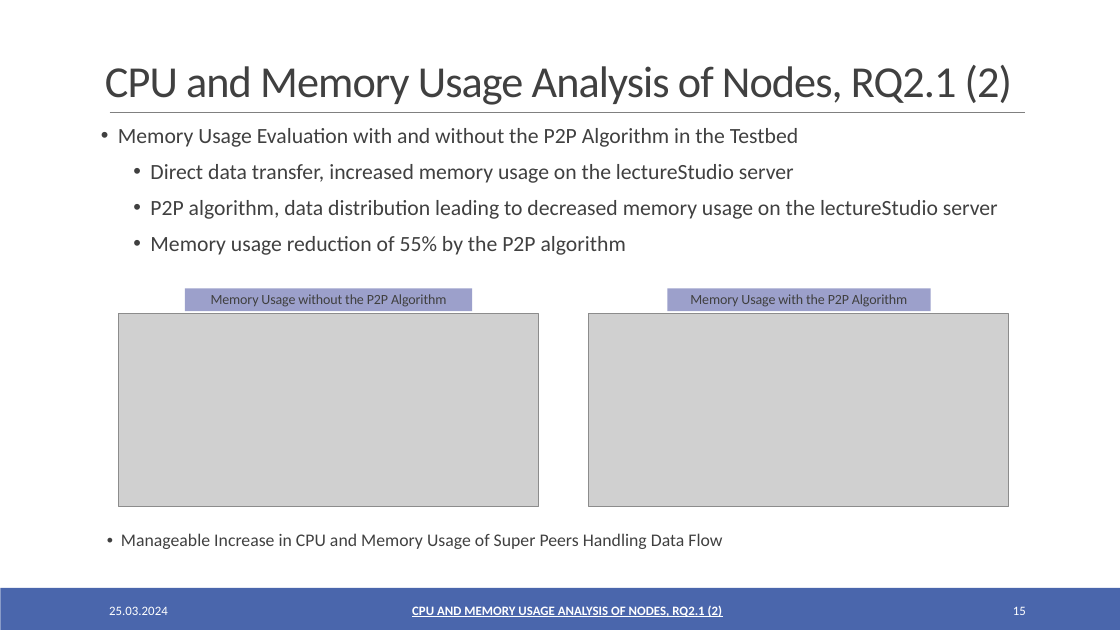
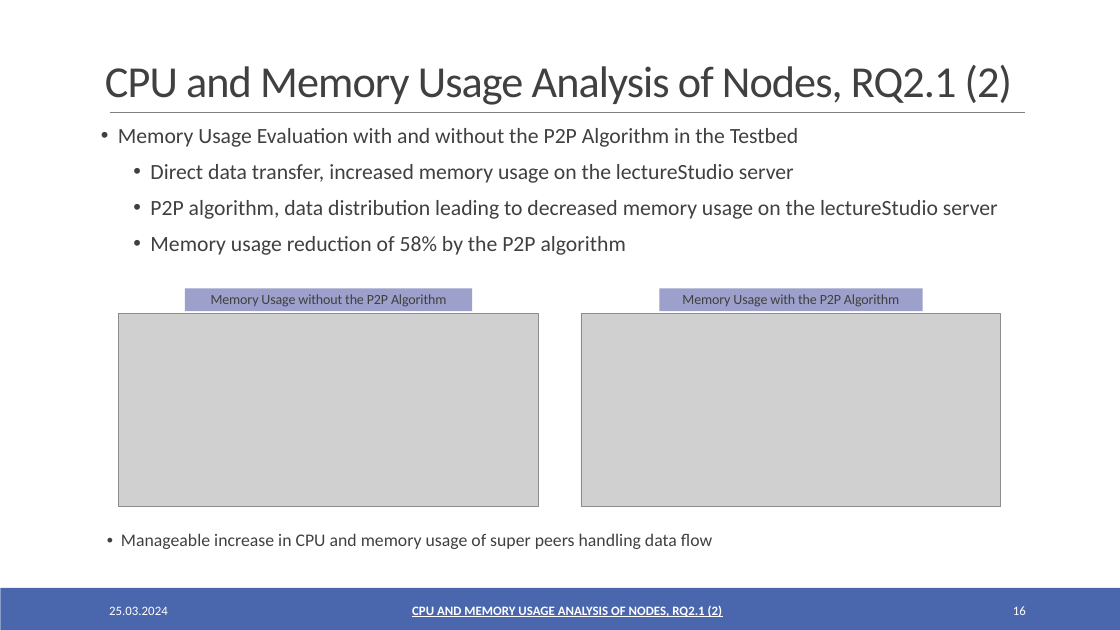
Before and after one commit to oezcankaraca/abschlussvortrag, a slide deck: slide 16 of Abschlussvortrag.pptx (slide 15 before the commit). Drawn at 1120x630 pixels with LibreOffice and Linux fonts; fonts in the diff are those of the drawing; grey boxes stand for pictures. Boxes give left, top, right and bottom in pixels: in the first picture for what was removed or moved away, otherwise in the second. Text is boxed around its words. In the diff, an @@ line names an element or a change of style, - is before the commit and + after.

```diff
--- a/Abschlussvortrag.pptx
+++ b/Abschlussvortrag.pptx
@@ text at bbox=[150, 236, 626, 255]: text changed @@
-  • Memory usage reduction of 55% by the P2P algorithm
+  • Memory usage reduction of 58% by the P2P algorithm
@@ rectangle "Memory Usage with the P2P ...": place and size @@
-rectangle "Memory Usage with the P2P ..." at bbox=[668, 288, 931, 311]
+rectangle "Memory Usage with the P2P ..." at bbox=[660, 288, 923, 311]
@@ picture: place and size @@
-picture at bbox=[589, 314, 1009, 507]
+picture at bbox=[581, 314, 1002, 507]
@@ text at bbox=[121, 533, 712, 549]: text changed @@
-• Manageable Increase in CPU and Memory Usage of Super Peers Handling Data Flow
+• Manageable increase in CPU and memory usage of super peers handling data flow
@@ page number at bbox=[1013, 606, 1026, 615]: text changed @@
-15
+16
```
Also in this commit, not shown: 17 other slides changed, 2 slides added, 2 other files.
